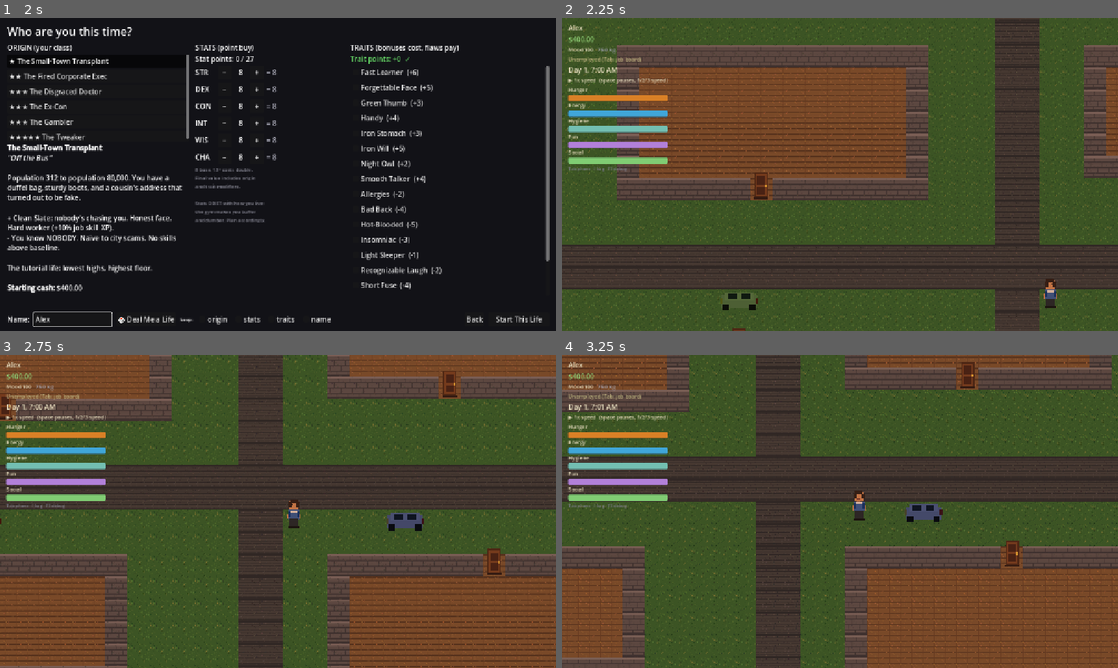
Above: before the commit, frames 1-4 (two rows, left to right).
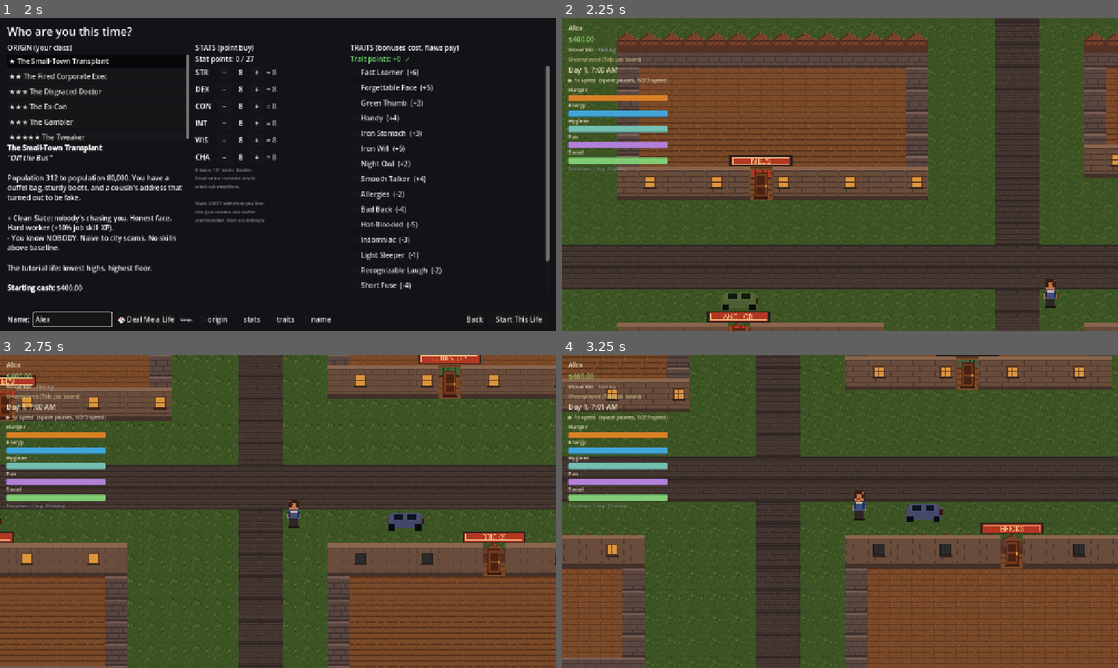
Above: after the commit, the same moments.

Repository: redstonejh/rags
Game: Godot game, scene res://scenes/ui/MainMenu.tscn
The game is run twice, just before and just after one commit, with the same random seed, the same clock (stepped at 60 frames per second) and the same inputs.
Inputs (mouse positions are in pixels of both pictures, inside the frame that each line leads up to):
- Up to frame 1 (2 s): click "New Life" at 0.5 s; click (72, 318) at 1.27 s; type "Alex" at 1.35 s
- Up to frame 2 (2.25 s): click "Start This Life" at 2 s
- Up to frame 3 (2.75 s): no input
- Up to frame 4 (3.25 s): move the mouse to (962, 495) at 2.77 s; hold D (move_right) from 2.78 s (still down); hold E (interact) from 2.78 s (still down); click (962, 495) at 2.92 s

Frame 1 is identical in both runs. In frame 2, 8.4% of the frame differs, in the area x 9-100%, y 4-100%; in frame 3, 8.2%; in frame 4, 8.1%.

Commit message:
Add generated building facades

Diff:
--- a/scripts/dev/playtest_driver.gd
+++ b/scripts/dev/playtest_driver.gd
@@ -54,6 +54,7 @@
 	await get_tree().process_frame
 	await get_tree().physics_frame
 	_player = _main.get_node("Player")
+	_check(_exterior_facade_count() > 0, "exterior building facades spawned")
 
 
 func _walk_toward_diner() -> void:
@@ -173,6 +174,14 @@
 	return null
 
 
+func _exterior_facade_count() -> int:
+	var world_root: Node = _main.get_node("WorldRoot")
+	if world_root.get_child_count() == 0:
+		return 0
+	var layer := world_root.get_child(0).get_node_or_null("FacadeLayer")
+	return layer.get_child_count() if layer != null else 0
+
+
 func _find_current_world_node_with_property(property_name: String) -> Node:
 	var world_root: Node = _main.get_node("WorldRoot")
 	if world_root.get_child_count() == 0:
--- a/scripts/world/town.gd
+++ b/scripts/world/town.gd
@@ -6,8 +6,31 @@
 
 const W := 62
 const H := 34
+const BUILDING_ASSET_DIR := "res://assets/buildings/"
+const ROOF_TEXTURE_PATH := BUILDING_ASSET_DIR + "roof_tile.png"
+const FACADE_PLAIN_TEXTURE_PATH := BUILDING_ASSET_DIR + "facade_plain.png"
+const FACADE_WINDOW_LIT_TEXTURE_PATH := BUILDING_ASSET_DIR + "facade_window_lit.png"
+const FACADE_WINDOW_DARK_TEXTURE_PATH := BUILDING_ASSET_DIR + "facade_window_dark.png"
+const AWNING_RED_TEXTURE_PATH := BUILDING_ASSET_DIR + "awning_red.png"
+const AWNING_GREEN_TEXTURE_PATH := BUILDING_ASSET_DIR + "awning_green.png"
+const SIGN_TEXTURES := {
+	"loc_diner": BUILDING_ASSET_DIR + "sign_loc_diner.png",
+	"loc_store": BUILDING_ASSET_DIR + "sign_loc_store.png",
+	"loc_offices": BUILDING_ASSET_DIR + "sign_loc_offices.png",
+	"loc_bar": BUILDING_ASSET_DIR + "sign_loc_bar.png",
+	"loc_bricks": BUILDING_ASSET_DIR + "sign_loc_bricks.png",
+	"loc_site": BUILDING_ASSET_DIR + "sign_loc_site.png",
+	"loc_rowhouse_a": BUILDING_ASSET_DIR + "sign_loc_rowhouse_a.png",
+	"loc_rowhouse_b": BUILDING_ASSET_DIR + "sign_loc_rowhouse_b.png",
+}
+const AWNING_TEXTURES := {
+	"loc_diner": AWNING_RED_TEXTURE_PATH,
+	"loc_store": AWNING_GREEN_TEXTURE_PATH,
+	"loc_bar": AWNING_RED_TEXTURE_PATH,
+}
 
 var player_spawn: Vector2
+var facade_layer: Node2D = null
 
 ## Buildings: rect (in cells), door cell, location id, label.
 const BUILDINGS := [
@@ -34,6 +57,9 @@
 	for y in H:
 		for x in [20, 21]:
 			set_ground(Vector2i(x, y), ROAD)
+	facade_layer = Node2D.new()
+	facade_layer.name = "FacadeLayer"
+	add_child(facade_layer)
 	# Buildings.
 	for b in BUILDINGS:
 		_stamp_building(b.rect, b.door, b.id, b.label)
@@ -57,6 +83,7 @@
 				set_wall(cell)
 			else:
 				set_ground(cell, FLOOR)
+	_add_facade(rect, door_cell, loc_id)
 	place_door(door_cell, loc_id, label)
 	# Door position registered one tile OUTSIDE the wall so NPC paths end
 	# on walkable ground.
@@ -64,6 +91,40 @@
 	Locations.register_door(loc_id, cell_to_world(outside))
 
 
+func _add_facade(rect: Rect2i, door_cell: Vector2i, loc_id: String) -> void:
+	if facade_layer == null:
+		return
+	for x in range(rect.position.x, rect.end.x):
+		_add_facade_sprite(ROOF_TEXTURE_PATH, Vector2i(x, rect.position.y), Vector2(0, -20))
+	var face_y := door_cell.y
+	for x in range(rect.position.x, rect.end.x):
+		var cell := Vector2i(x, face_y)
+		if cell == door_cell:
+			continue
+		var front_index := x - rect.position.x
+		var texture_path := FACADE_PLAIN_TEXTURE_PATH
+		if front_index % 3 == 1:
+			texture_path = FACADE_WINDOW_LIT_TEXTURE_PATH \
+					if loc_id in ["loc_diner", "loc_store", "loc_bar"] \
+					else FACADE_WINDOW_DARK_TEXTURE_PATH
+		_add_facade_sprite(texture_path, cell, Vector2(0, -8))
+	if AWNING_TEXTURES.has(loc_id):
+		_add_facade_sprite(AWNING_TEXTURES[loc_id], door_cell, Vector2(0, -16))
+	if SIGN_TEXTURES.has(loc_id):
+		_add_facade_sprite(SIGN_TEXTURES[loc_id], door_cell, Vector2(0, -42))
+
+
+func _add_facade_sprite(texture_path: String, cell: Vector2i, offset: Vector2) -> void:
+	var texture: Texture2D = load(texture_path)
+	if texture == null:
+		return
+	var sprite := Sprite2D.new()
+	sprite.texture = texture
+	sprite.texture_filter = 1
+	sprite.position = cell_to_world(cell) + offset
+	facade_layer.add_child(sprite)
+
+
 ## A random spot on the road network — wander anchors for exterior NPCs.
 func random_exterior_point(rng: RandomNumberGenerator) -> Vector2:
 	if rng.randf() < 0.5:
Binary file added: assets/buildings/awning_green.png
Not shown, added: assets/buildings/awning_green.png.import
Binary file added: assets/buildings/awning_red.png
Not shown, added: assets/buildings/awning_red.png.import
Binary file added: assets/buildings/facade_plain.png
Not shown, added: assets/buildings/facade_plain.png.import
Binary file added: assets/buildings/facade_window_dark.png
Not shown, added: assets/buildings/facade_window_dark.png.import
Binary file added: assets/buildings/facade_window_lit.png
Not shown, added: assets/buildings/facade_window_lit.png.import
Binary file added: assets/buildings/roof_tile.png
Not shown, added: assets/buildings/roof_tile.png.import
(and 19 more such lines)
